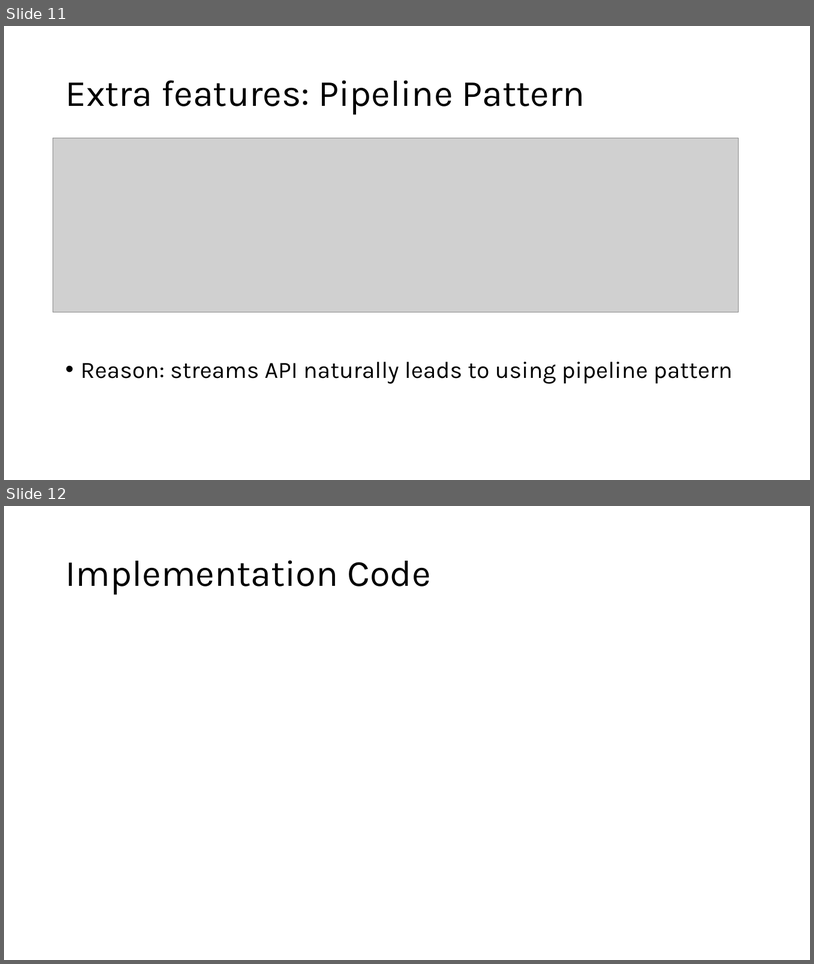
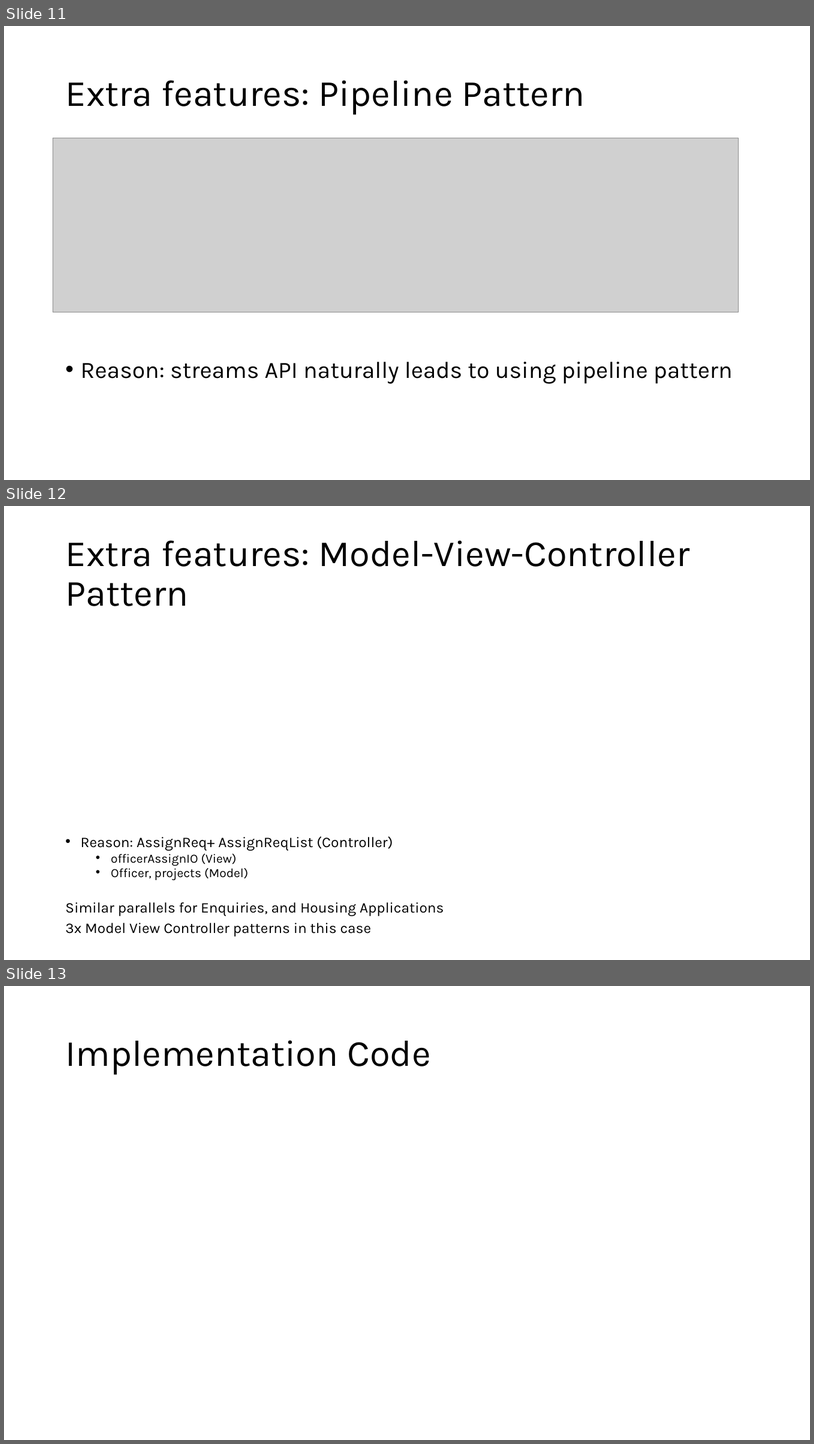
Before and after one commit to KyeYongChoo/SC2002-Group-Project, a slide deck: SC2002 SCE3 Grp 2.pptx. Shown one above the other, each under a label of ours: slides 11 and 12 before the commit, slides 11, 12 and 13 after it. The pictures are 814x964 and 814x1444 pixels, drawn with LibreOffice and Linux fonts; fonts in the diff are those of the drawing; grey boxes stand for pictures. Boxes give left, top, right and bottom in pixels: in the first picture for what was removed or moved away, otherwise in the second. Text is boxed around its words. In the diff, an @@ line names an element or a change of style, - is before the commit and + after.

```diff
--- a/SC2002 SCE3 Grp 2.pptx
+++ b/SC2002 SCE3 Grp 2.pptx
@@ slide 12 added at box(4, 506, 810, 960), background #FFFFFF @@
@@ title added at box(65, 540, 690, 606), 44 pt, text #000000 @@
+Extra features: Model-View-Controller Pattern
@@ text added at box(65, 836, 444, 936), 17.5 pt, text #000000 @@
+• Reason: AssignReq+ AssignReqList (Controller)
+  • officerAssignIO (View)
+  • Officer, projects (Model)
+Similar parallels for Enquiries, and Housing Applications
+3x Model View Controller patterns in this case
@@ what was slide 12 is now slide 13 @@
```
Also in this commit, not shown: 28 other files.
